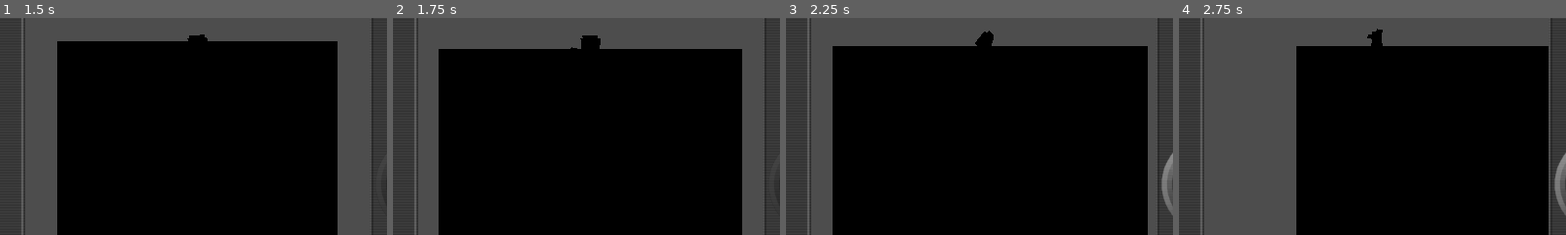
Above: before the commit, frames 1-4 (left to right).
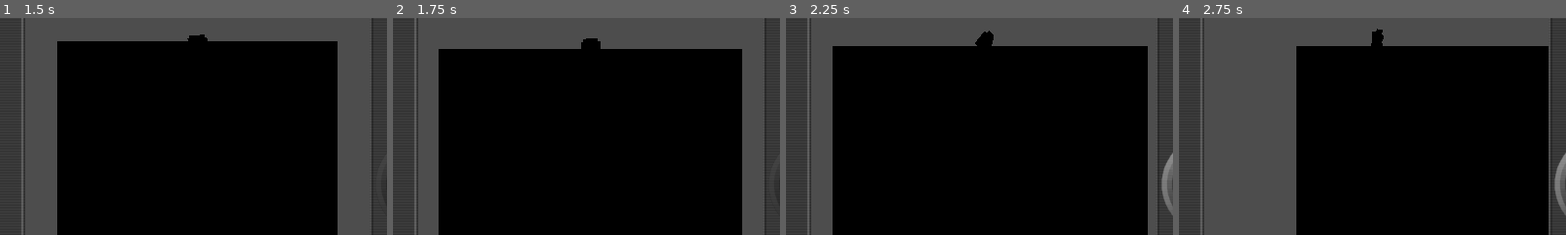
Above: after the commit, the same moments.

Repository: davididev/DavidiClanZappers
Game: Godot game, scene res://Scenes/Game1/Scene2.tscn
The game is run twice, just before and just after one commit, with the same random seed, the same clock (stepped at 60 frames per second) and the same inputs. The project has no main scene, so this scene is started directly.
Inputs (mouse positions are % of the whole screen's width and height, from its top left):
- Up to frame 1 (1.5 s): move the mouse to (45, 70) at 0.52 s; hold W (move_up) 0.53-1.25 s; hold Shift 0.53-1.25 s; click (45, 70) at 0.67 s; tap Space (jump) at 0.77 s; drag from (80, 65) to (45, 70) at 1.27 s
- Up to frame 2 (1.75 s): no input
- Up to frame 3 (2.25 s): move the mouse to (20, 35) at 2.02 s; hold Left (move_left) from 2.03 s (still down); hold Shift from 2.03 s (still down)
- Up to frame 4 (2.75 s): keep holding Left (move_left); keep holding Shift
The pictures show only the part of the screen within x 25-74%, y 17-67%; the shares and areas given below are measured in that part.

Frame 1 is identical in both runs. In frame 2, less than 0.1% of the frame differs, in the area x 45-54%, y 8-15%; in frame 3, less than 0.1%; in frame 4, less than 0.1%.

Commit message:
Update boilerplate.gd
Fixed animation timing for jumps

Diff:
--- a/Scripts/Global/Player/boilerplate.gd
+++ b/Scripts/Global/Player/boilerplate.gd
@@ -93,21 +93,21 @@
 		if lastAnimation == &"HumanoidAnim/JumpIdle":
 			lastAnimation = &"HumanoidAnim/JumpEnd";
 			get_node(animationPlayer).play(lastAnimation);
-			attackAnimationTime = 2.25;
+			attackAnimationTime = 1.09;
 
 		if xzMove.length() > 0.1:
 			if lastAnimation != &"HumanoidAnim/Walk":
 				lastAnimation = &"HumanoidAnim/Walk";
 				get_node(animationPlayer).play(lastAnimation);
-		else:
+		if xzMove.length() < 0.1:
 			if lastAnimation != &"HumanoidAnim/Idle":
 				lastAnimation = &"HumanoidAnim/Idle";
 				get_node(animationPlayer).play(lastAnimation);
 	else:
-		if lastAnimation == &"HumanoidAnim/Run" || lastAnimation == &"HumanoidAnim/Idle":
+		if lastAnimation == &"HumanoidAnim/Walk" || lastAnimation == &"HumanoidAnim/Idle":
 			lastAnimation = &"HumanoidAnim/JumpStart";
 			get_node(animationPlayer).play(lastAnimation);
-			attackAnimationTime = 0.833;
+			attackAnimationTime = 0.47;
 		else:
 			lastAnimation = &"HumanoidAnim/JumpIdle";
 			get_node(animationPlayer).play(lastAnimation);
